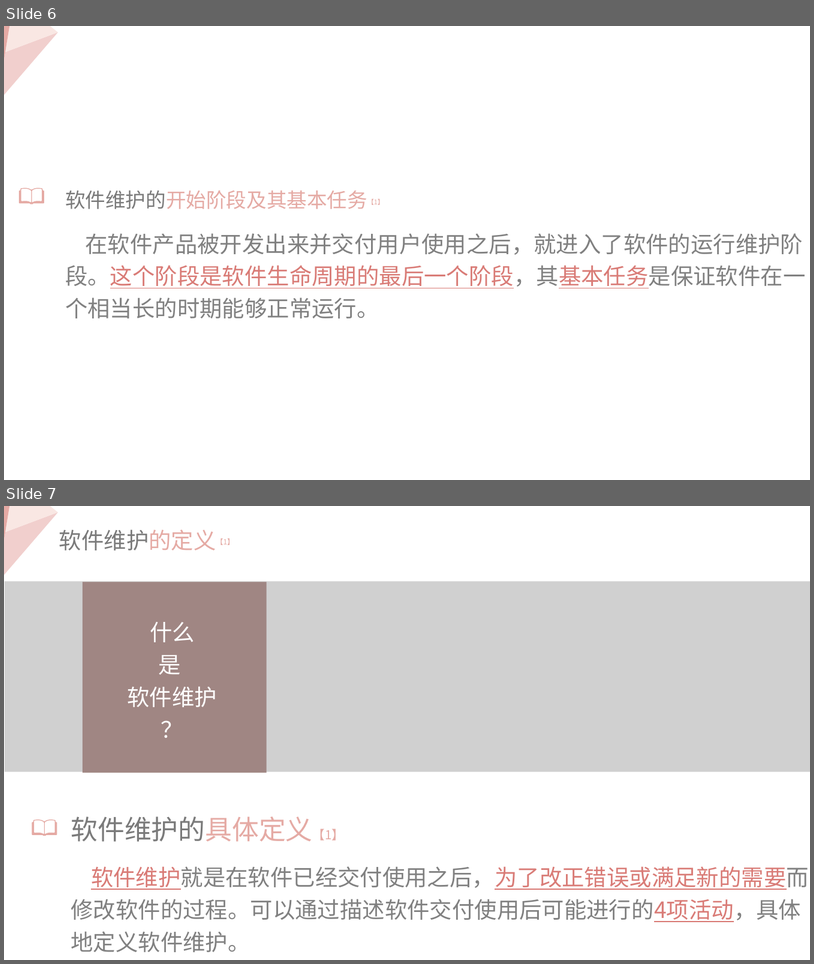
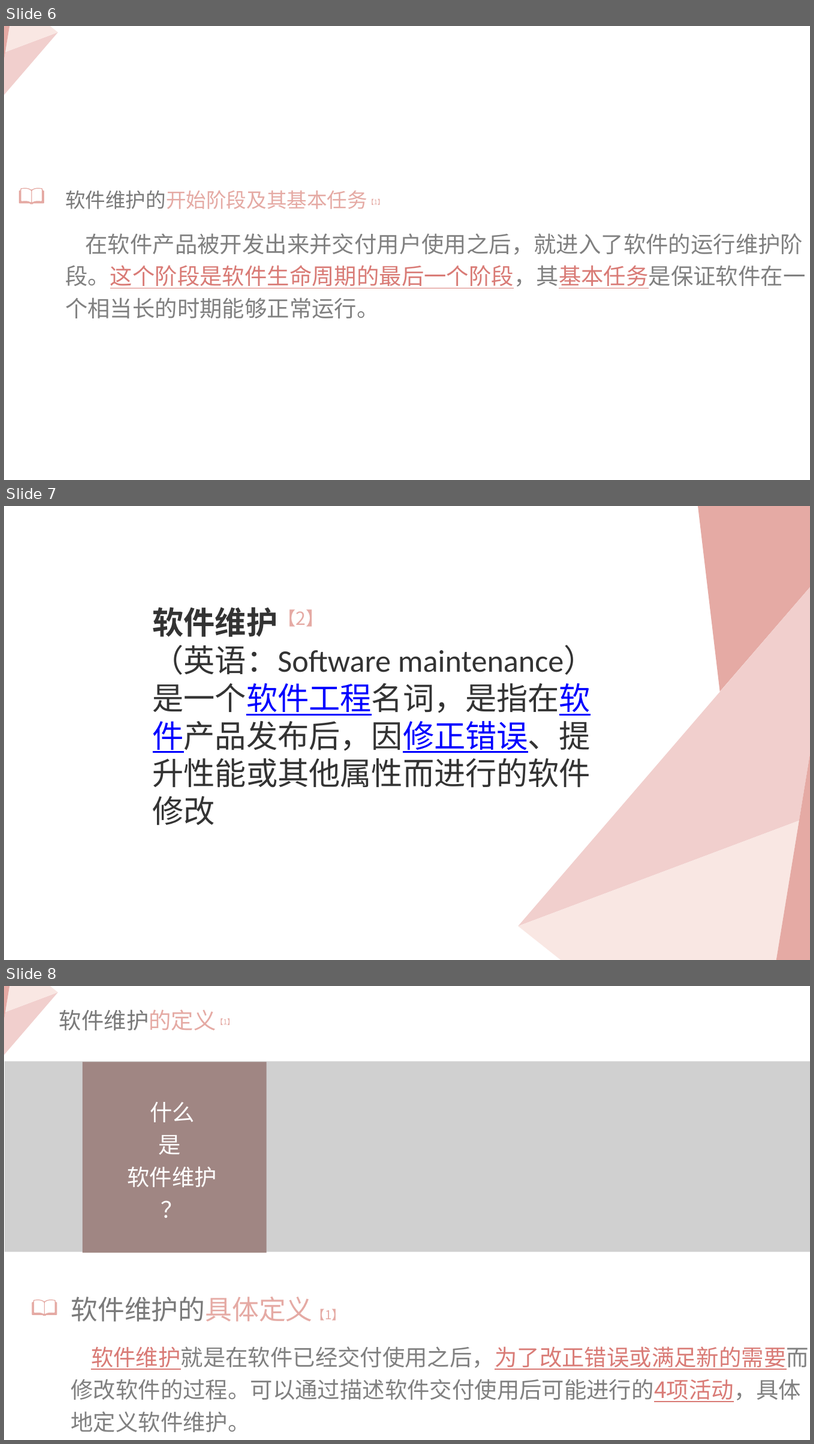
Before and after one commit to Ggiiljj/BALL_Date, a slide deck: 小组作业/SE2019春-G06-软件维护的定义和特点.pptx. Shown one above the other, each under a label of ours: slides 6 and 7 before the commit, slides 6, 7 and 8 after it. The pictures are 814x964 and 814x1444 pixels, drawn with LibreOffice and Linux fonts; fonts in the diff are those of the drawing; grey boxes stand for pictures. Boxes give left, top, right and bottom in pixels: in the first picture for what was removed or moved away, otherwise in the second. Text is boxed around its words. In the diff, an @@ line names an element or a change of style, - is before the commit and + after.

```diff
--- a/小组作业/SE2019春-G06-软件维护的定义和特点.pptx
+++ b/小组作业/SE2019春-G06-软件维护的定义和特点.pptx
@@ slide 7 added at <box>4,506,810,960</box>, background #FFFFFF @@
@@ text added at <box>153,607,596,825</box>, 28 pt, text #333333 @@
+软件维护【2】
+（英语：Software maintenance）是一个软件工程名词，是指在软件产品发布后，因修正错误、提升性能或其他属性而进行的软件修改
@@ group added at <box>518,506,810,960</box>: 4 freeform shapes @@
@@ what was slide 7 is now slide 8 @@
```
Also in this commit, not shown: 1 slide changed, 2 other files.
